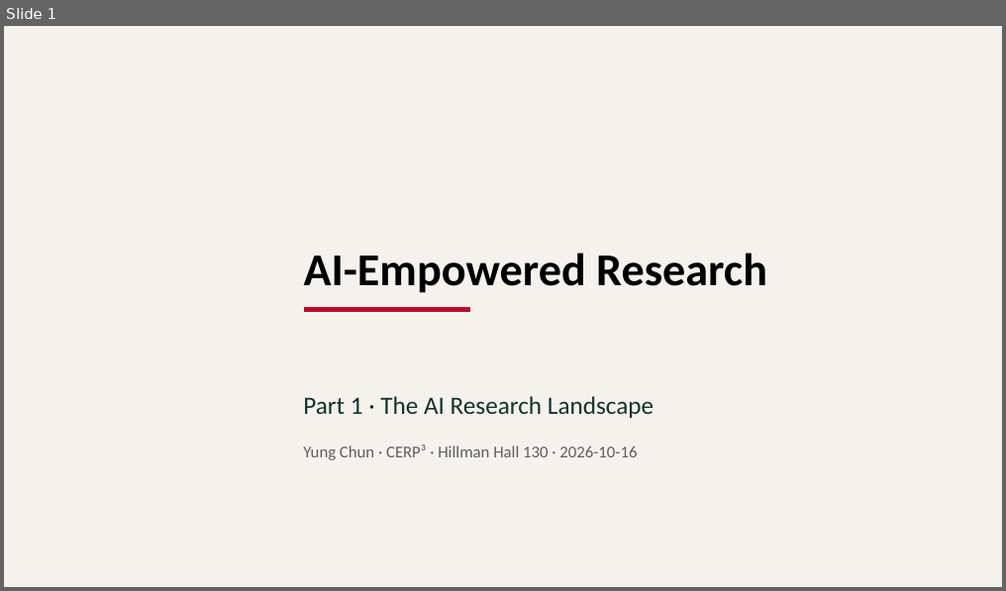
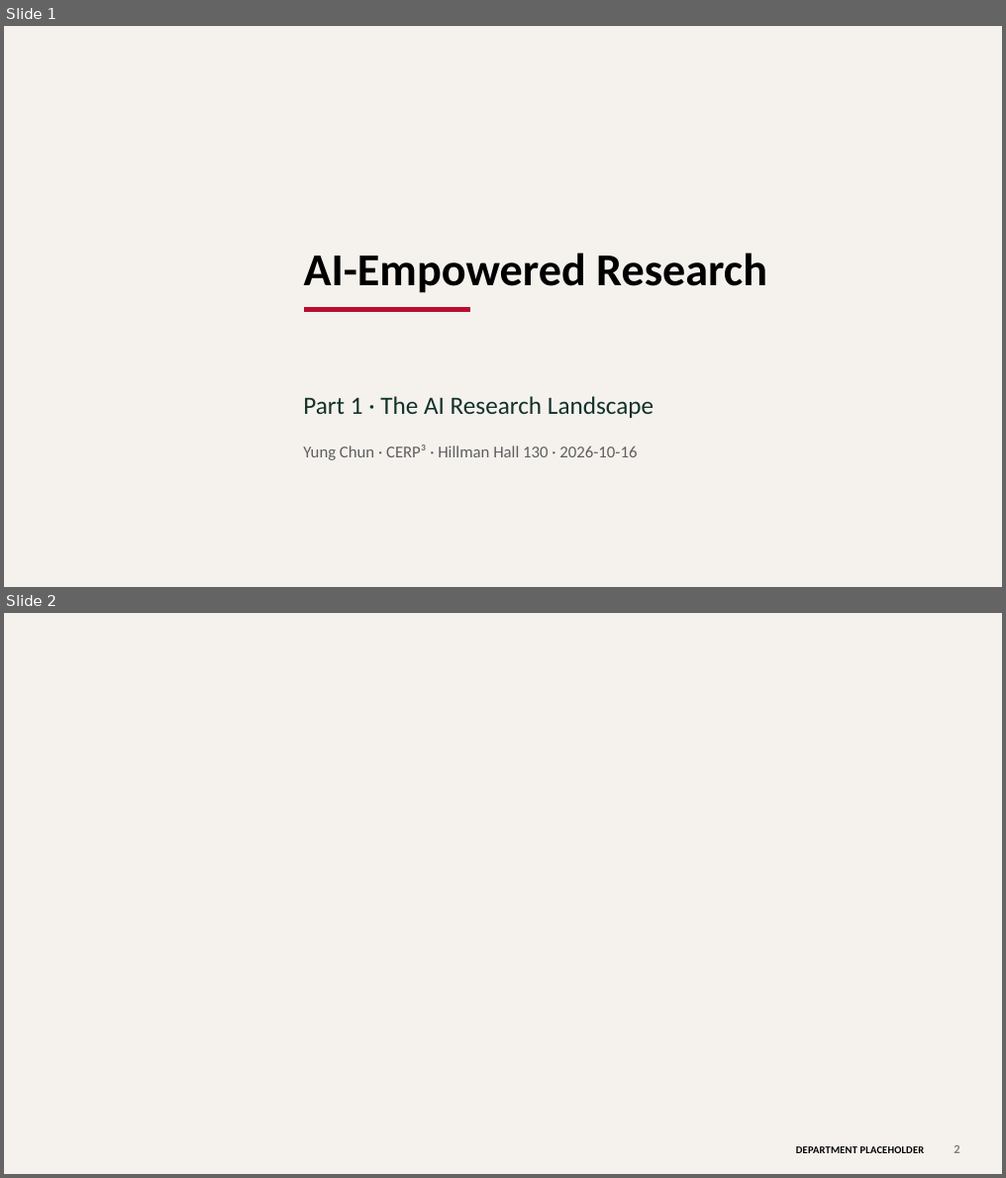
Before and after one commit to YungChun0303/ai_workshop_edu, a slide deck: part1_ai_landscape/slides/part1_ai_landscape.pptx. Shown one above the other, each under a label of ours: slide 1 before the commit, slides 1 and 2 after it. The pictures are 1006x591 and 1006x1178 pixels, drawn with LibreOffice and Linux fonts; fonts in the diff are those of the drawing; background and template pictures are left out. Boxes give left, top, right and bottom in pixels: in the first picture for what was removed or moved away, otherwise in the second. Text is boxed around its words. In the diff, an @@ line names an element or a change of style, - is before the commit and + after.

```diff
--- a/part1_ai_landscape/slides/part1_ai_landscape.pptx
+++ b/part1_ai_landscape/slides/part1_ai_landscape.pptx
@@ slide 2 added at bbox=[4, 613, 1002, 1174], background picture (left out) @@
@@ text added at bbox=[796, 1147, 925, 1154], 10 pt, text #000000, bold @@
+DEPARTMENT PLACEHOLDER
@@ page number added at bbox=[953, 1146, 959, 1154], 12 pt, text #808080, bold @@
+2
```
Also in this commit, not shown: 7 slides changed, 2 other slides added, 1 slide removed, 3 other files.
